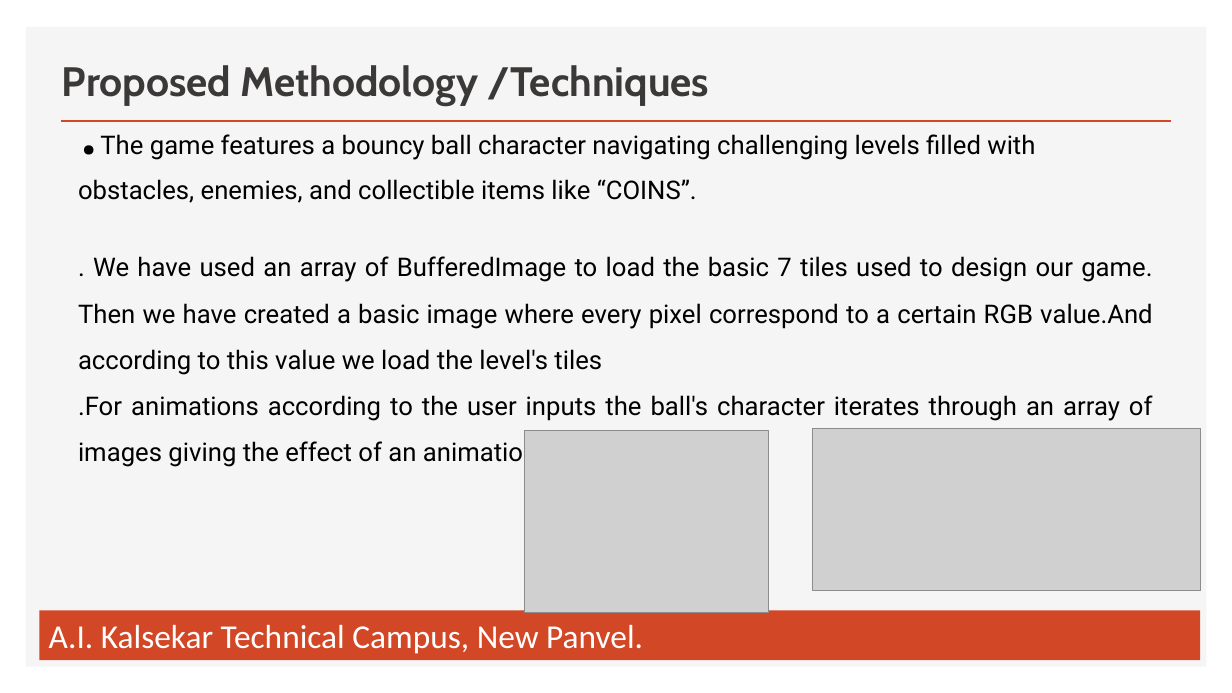
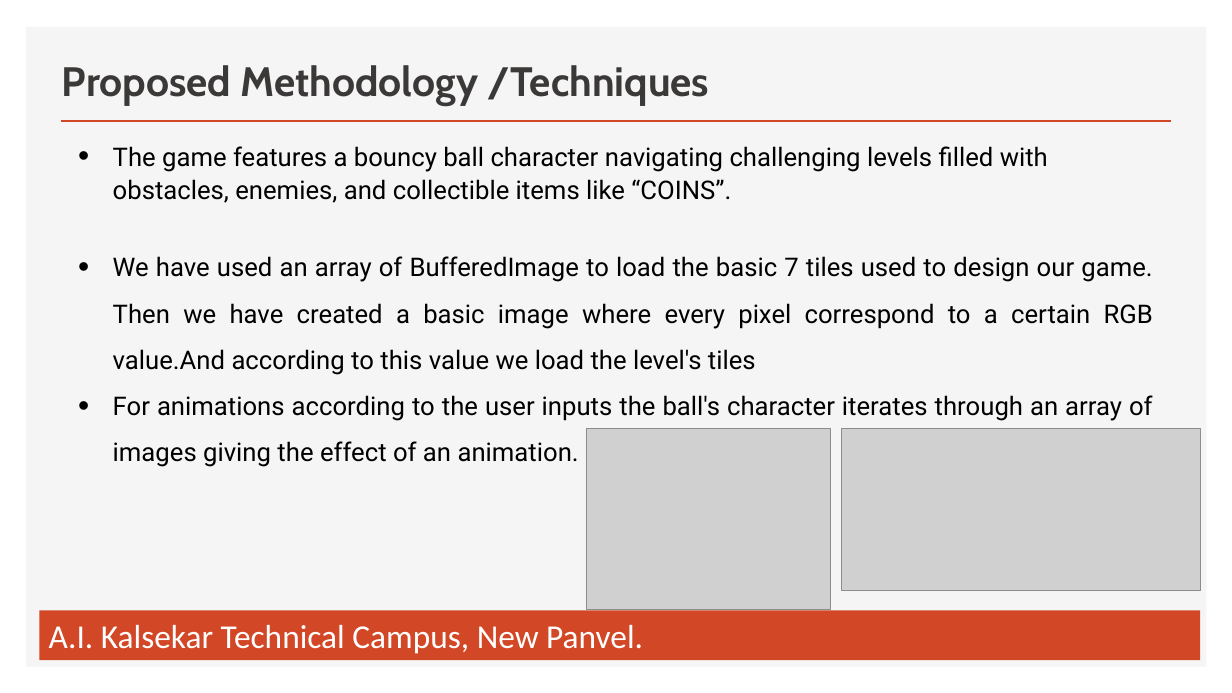
Before and after one commit to My-Project-Group-College/Adventure_Ball_Game, a slide deck: slide 6 of SE_Mini Project Presentation 1 Template.pptx. Drawn at 1232x693 pixels with LibreOffice and Linux fonts; fonts in the diff are those of the drawing; grey boxes stand for pictures. Boxes give left, top, right and bottom in pixels: in the first picture for what was removed or moved away, otherwise in the second. Text is boxed around its words. In the diff, an @@ line names an element or a change of style, - is before the commit and + after.

```diff
--- a/SE_Mini Project Presentation 1 Template.pptx
+++ b/SE_Mini Project Presentation 1 Template.pptx
@@ text at (113,146,1153,467): text changed @@
-.The game features a bouncy ball character navigating challenging levels filled with obstacles, enemies, and collectible items like “COINS”.
-. We have used an array of BufferedImage to load the basic 7 tiles used to design our game. Then we have created a basic image where every pixel correspond to a certain RGB value.And according to this value we load the level's tiles
-.For animations according to the user inputs the ball's character iterates through an array of images giving the effect of an animation
+• The game features a bouncy ball character navigating challenging levels filled with obstacles, enemies, and collectible items like “COINS”.
+• We have used an array of BufferedImage to load the basic 7 tiles used to design our game. Then we have created a basic image where every pixel correspond to a certain RGB value.And according to this value we load the level's tiles
+• For animations according to the user inputs the ball's character iterates through an array of images giving the effect of an animation.
@@ picture: place and size @@
-picture at (525,431,769,612)
+picture at (586,429,830,610)
@@ picture: place and size @@
-picture at (813,429,1201,592)
+picture at (842,429,1201,592)
```
Also in this commit, not shown: 2 other slides changed.
